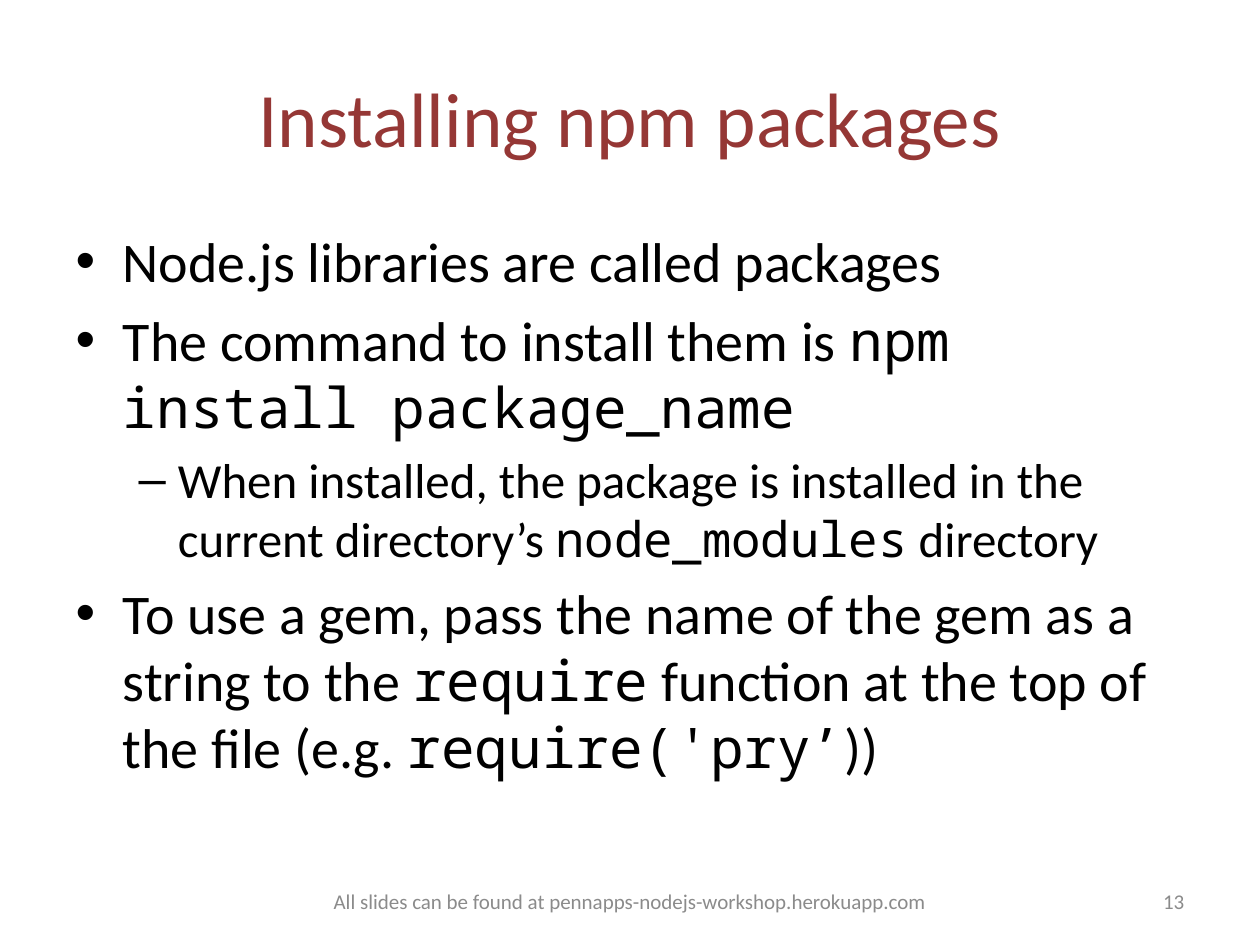
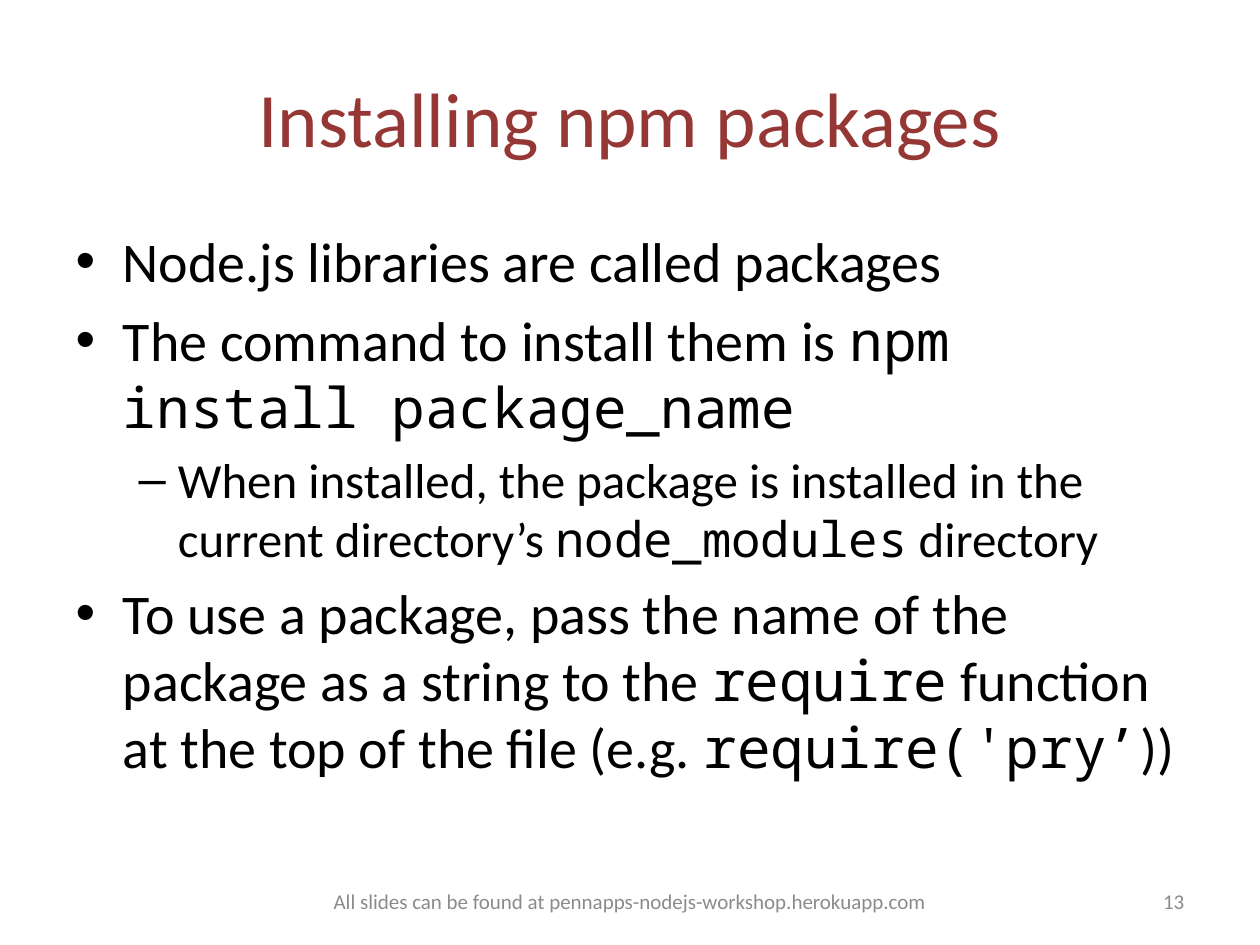
Before and after one commit to jusjmkim/pennapps-nodejs-workshop, a slide deck: slide 13 of pennapps-nodejs-workshop.pptx. Drawn at 1260x945 pixels with LibreOffice and Linux fonts; fonts in the diff are those of the drawing. Boxes give left, top, right and bottom in pixels: in the first picture for what was removed or moved away, otherwise in the second. Text is boxed around its words. In the diff, an @@ line names an element or a change of style, - is before the commit and + after.

```diff
--- a/pennapps-nodejs-workshop.pptx
+++ b/pennapps-nodejs-workshop.pptx
@@ text at [123,595,1175,782]: text changed @@
-• To use a gem, pass the name of the gem as a string to the require function at the top of the file (e.g. require('pry’))
+• To use a package, pass the name of the package as a string to the require function at the top of the file (e.g. require('pry’))
```
Also in this commit, not shown: 3 other files.
